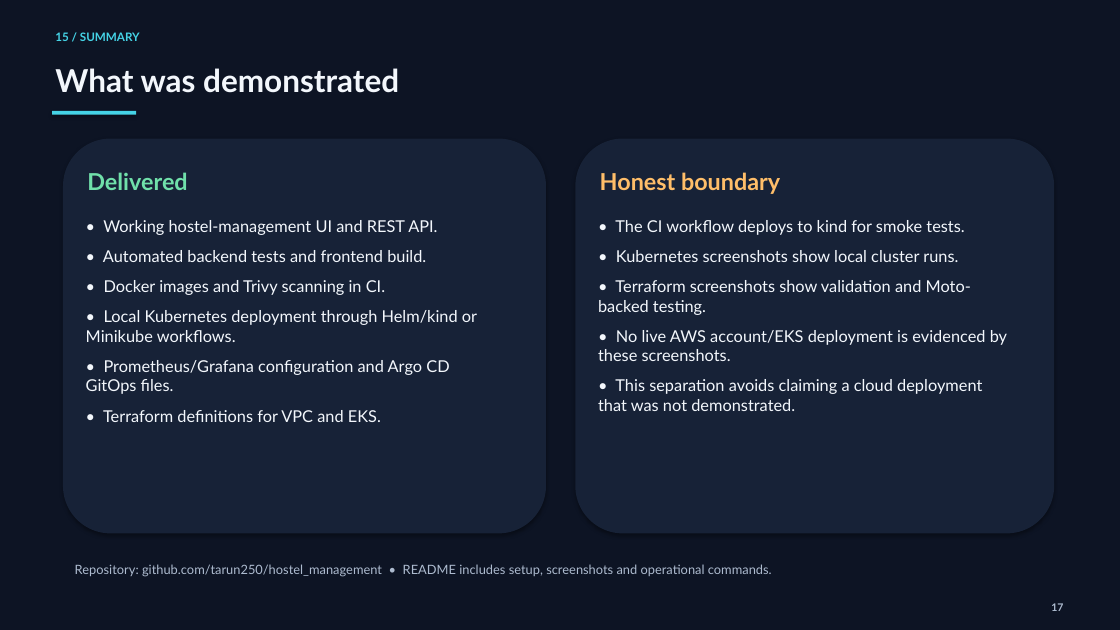
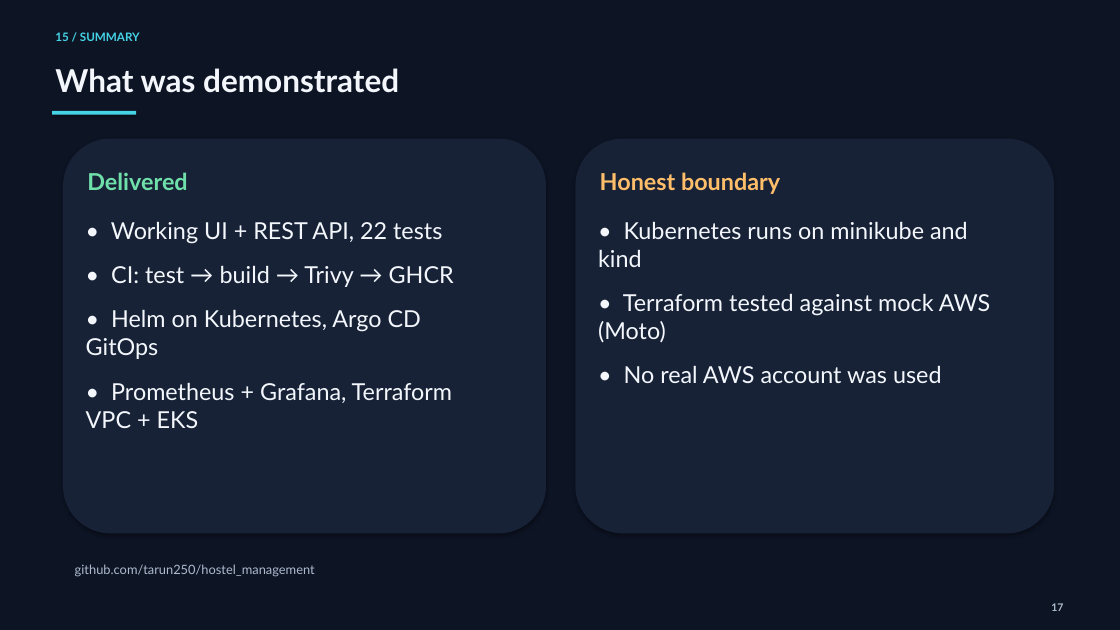
Before and after one commit to tarun250/hostel_management, a slide deck: slide 18 of HostelHub-Presentation.pptx. Drawn at 1120x630 pixels with LibreOffice and Linux fonts; fonts in the diff are those of the drawing. Boxes give left, top, right and bottom in pixels: in the first picture for what was removed or moved away, otherwise in the second. Text is boxed around its words. In the diff, an @@ line names an element or a change of style, - is before the commit and + after.

Commit message:
Trim problem/solution, Compose vs Kubernetes and summary slides to short bullets

```diff
--- a/HostelHub-Presentation.pptx
+++ b/HostelHub-Presentation.pptx
@@ text at (x1=86, y1=221, x2=454, y2=428): text changed; size 14 to 20 pt @@
-• Working hostel-management UI and REST API.
-• Automated backend tests and frontend build.
-• Docker images and Trivy scanning in CI.
-• Local Kubernetes deployment through Helm/kind or Minikube workflows.
-• Prometheus/Grafana configuration and Argo CD GitOps files.
-• Terraform definitions for VPC and EKS.
+• Working UI + REST API, 22 tests
+• CI: test → build → Trivy → GHCR
+• Helm on Kubernetes, Argo CD GitOps
+• Prometheus + Grafana, Terraform VPC + EKS
@@ text at (x1=598, y1=221, x2=991, y2=383): text changed; size 14 to 20 pt @@
-• The CI workflow deploys to kind for smoke tests.
-• Kubernetes screenshots show local cluster runs.
-• Terraform screenshots show validation and Moto-backed testing.
-• No live AWS account/EKS deployment is evidenced by these screenshots.
-• This separation avoids claiming a cloud deployment that was not demonstrated.
+• Kubernetes runs on minikube and kind
+• Terraform tested against mock AWS (Moto)
+• No real AWS account was used
@@ text at (x1=75, y1=564, x2=315, y2=577): text changed @@
-Repository: github.com/tarun250/hostel_management • README includes setup, screenshots and operational commands.
+github.com/tarun250/hostel_management
```
Also in this commit, not shown: 2 other slides changed.
